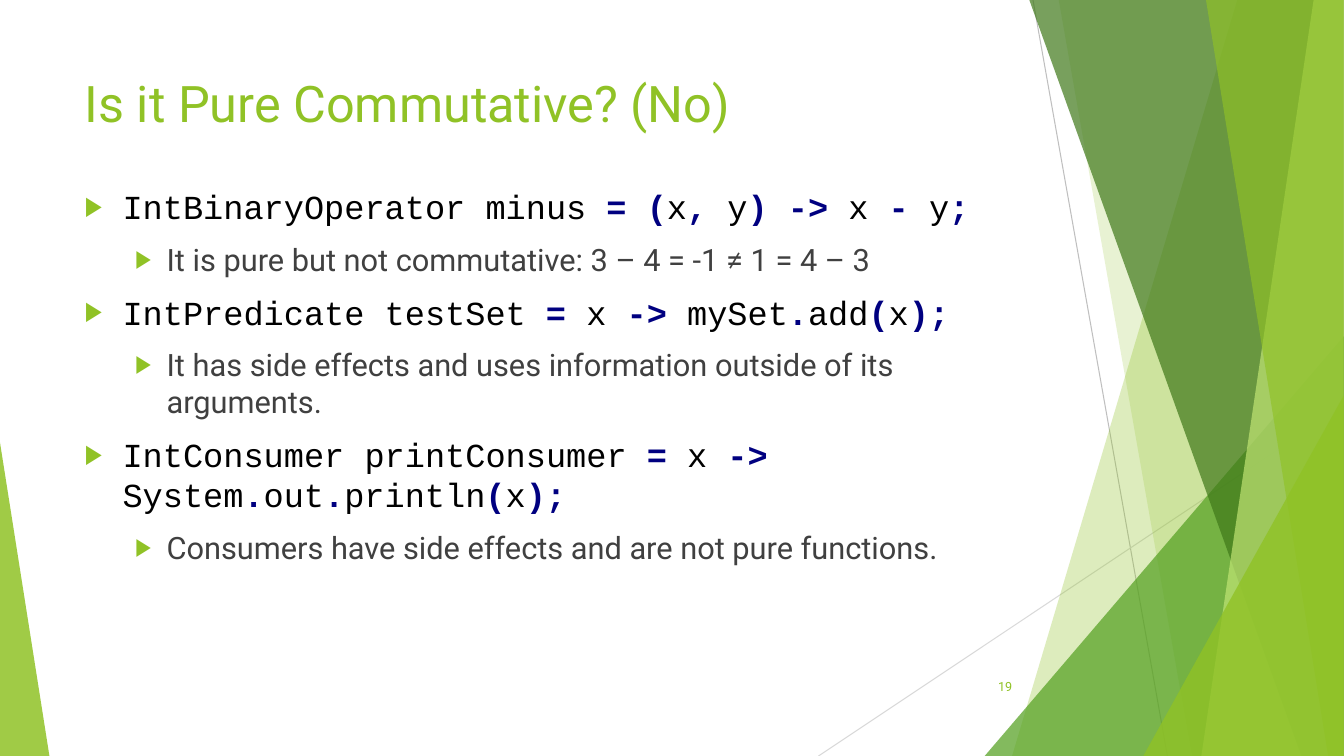
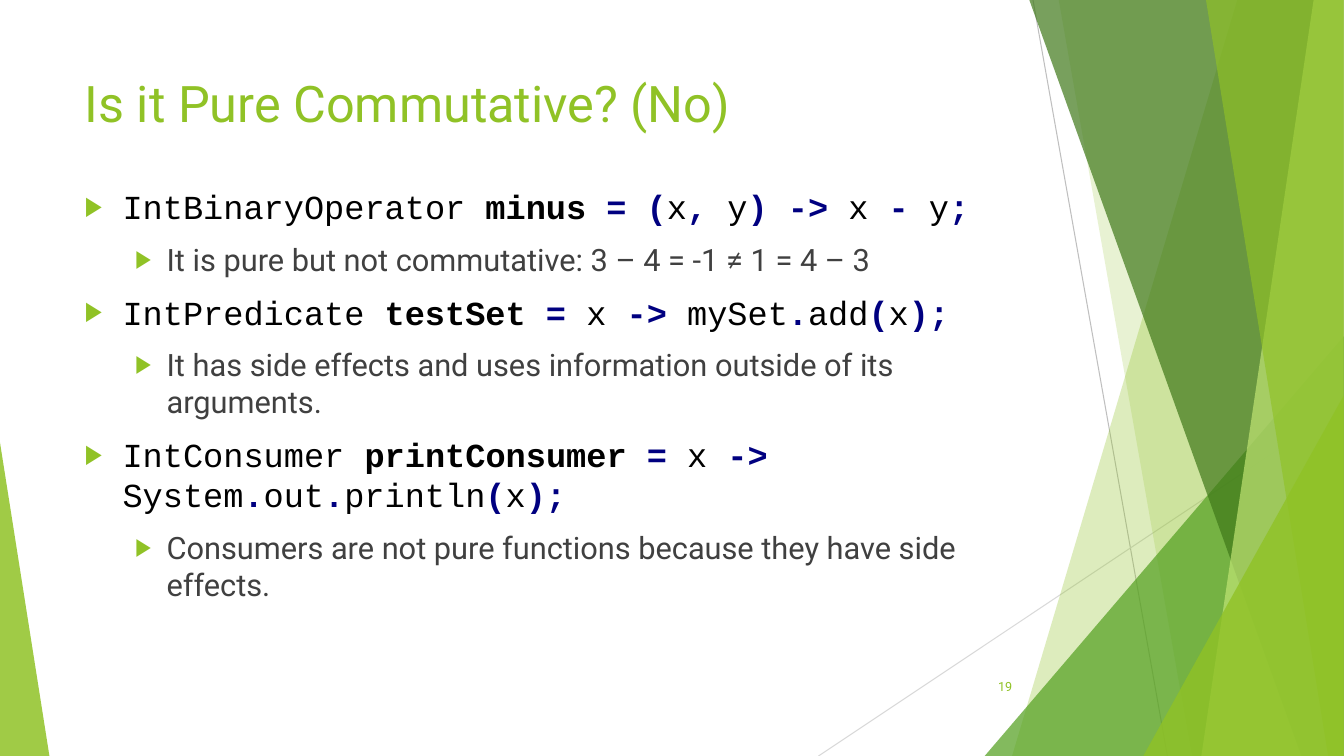
Before and after one commit to RichardRoda/2017-CodePaLOUsa-Lambda, a slide deck: slide 19 of Learning to Love the Lambda in the Stream.pptx. Drawn at 1344x756 pixels with LibreOffice and Linux fonts; fonts in the diff are those of the drawing. Boxes give left, top, right and bottom in pixels: in the first picture for what was removed or moved away, otherwise in the second. Text is boxed around its words. In the diff, an @@ line names an element or a change of style, - is before the commit and + after.

```diff
--- a/Learning to Love the Lambda in the Stream.pptx
+++ b/Learning to Love the Lambda in the Stream.pptx
@@ text at <box>123,195,969,514</box>: bold on in "minus", "testSet", "printConsumer" @@
@@ text at <box>167,535,956,597</box>: text changed @@
-  ▶ Consumers have side effects and are not pure functions.
+  ▶ Consumers are not pure functions because they have side effects.
```
Also in this commit, not shown: 11 other slides changed, 1 other file.
